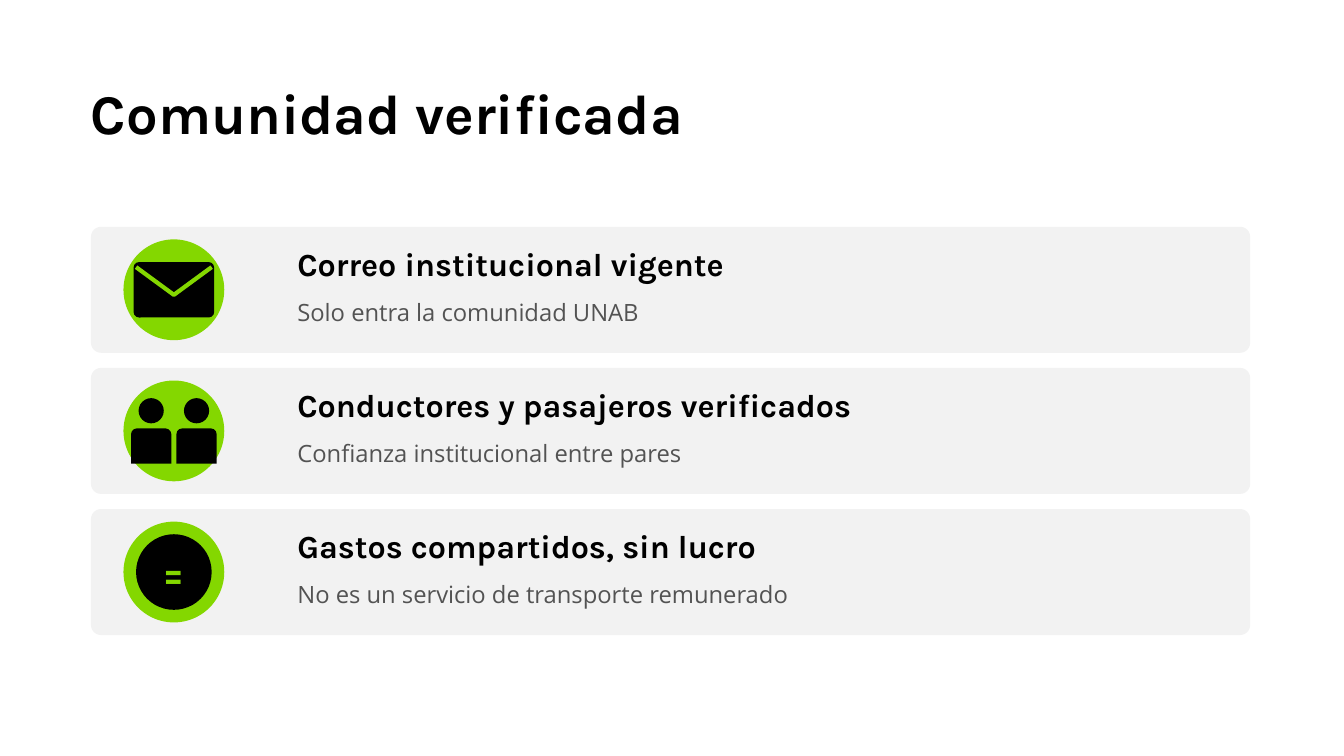
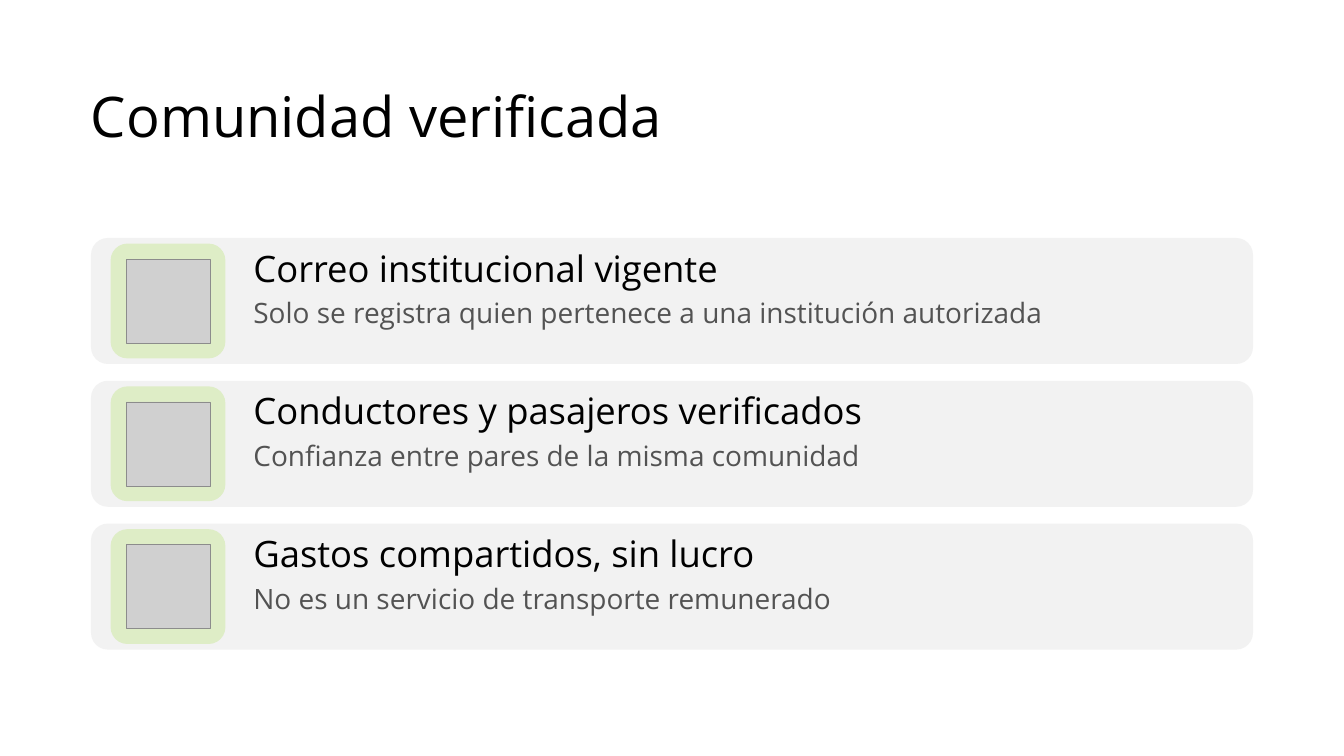
Before and after one commit to Santiago-Serrano2004/UniWheels, a slide deck: slide 10 of tesis/presentacion/UniWheels_Semana_Ingenieria_2026.pptx. Drawn at 1344x756 pixels with LibreOffice and Linux fonts; fonts in the diff are those of the drawing; grey boxes stand for pictures; background and template pictures are left out. Boxes give left, top, right and bottom in pixels: in the first picture for what was removed or moved away, otherwise in the second. Text is boxed around its words. In the diff, an @@ line names an element or a change of style, - is before the commit and + after.

```diff
--- a/tesis/presentacion/UniWheels_Semana_Ingenieria_2026.pptx
+++ b/tesis/presentacion/UniWheels_Semana_Ingenieria_2026.pptx
@@ text "Comunidad verificada" at [91, 94, 662, 138]: font Karla to Open Sans, bold off; line spacing 1 to 0.9 @@
@@ rounded rectangle: place and size @@
-rounded rectangle at [91, 227, 1250, 353]
+rounded rectangle at [91, 238, 1253, 364]
@@ rounded rectangle: place and size @@
-rounded rectangle at [123, 239, 224, 340]
+rounded rectangle at [110, 243, 225, 358]
@@ rounded rectangle at [110, 243, 225, 358]: ellipse to rounded rectangle; fill #84D700 to #84D700 at 18% opacity @@
@@ picture added at [126, 259, 210, 343] @@
@@ rounded rectangle removed at [134, 262, 214, 317] @@
@@ freeform shape removed at [136, 267, 212, 295] @@
@@ text "Correo institucional vigente": place and size @@
-text "Correo institucional vigente" at [297, 253, 724, 284]
+text "Correo institucional vigente" at [253, 254, 718, 291]
@@ text added at [253, 301, 1042, 330], 40 pt, text #535353 @@
+Solo se registra quien pertenece a una institución autorizada
@@ text removed at [297, 303, 639, 321] @@
-Solo entra la comunidad UNAB
@@ rounded rectangle: place and size @@
-rounded rectangle at [91, 368, 1250, 494]
+rounded rectangle at [91, 381, 1253, 507]
@@ rounded rectangle added at [110, 387, 225, 501], fill #84D700 at 18% opacity @@
@@ ellipse removed at [123, 380, 224, 481] @@
@@ picture added at [126, 402, 210, 486] @@
@@ ellipse removed at [139, 398, 164, 423] @@
@@ ellipse removed at [184, 398, 209, 423] @@
@@ text "Conductores y pasajeros verificados": place and size @@
-text "Conductores y pasajeros verificados" at [297, 394, 851, 425]
+text "Conductores y pasajeros verificados" at [253, 396, 862, 433]
@@ round same rect removed at [131, 428, 171, 464] @@
@@ round same rect removed at [176, 428, 217, 464] @@
@@ text at [253, 444, 859, 473]: text changed; size 34 to 40 pt @@
-Confianza institucional entre pares
+Confianza entre pares de la misma comunidad
@@ proportions changed in 3 elements at [91, 238, 1253, 364], [91, 381, 1253, 507], [91, 524, 1253, 650] @@
@@ rounded rectangle: place and size @@
-rounded rectangle at [91, 509, 1250, 635]
+rounded rectangle at [91, 524, 1253, 650]
@@ rounded rectangle added at [110, 529, 225, 644], fill #84D700 at 18% opacity @@
@@ ellipse removed at [123, 522, 224, 622] @@
@@ ellipse removed at [136, 534, 212, 610] @@
-=
@@ size 46 to 52 pt, font Karla to Open Sans, bold off; line spacing 1 to 0.9 in 3 elements at [253, 254, 718, 291], [253, 396, 862, 433], [253, 539, 754, 576] @@
@@ text "Gastos compartidos, sin lucro": place and size @@
-text "Gastos compartidos, sin lucro" at [297, 535, 756, 566]
+text "Gastos compartidos, sin lucro" at [253, 539, 754, 576]
@@ picture added at [126, 545, 210, 629] @@
@@ text "No es un servicio de ...": place and size @@
-text "No es un servicio de ..." at [297, 585, 788, 609]
+text "No es un servicio de ..." at [253, 587, 831, 616]
@@ text "No es un servicio de ..." at [253, 587, 831, 616]: size 34 to 40 pt; line spacing 1 to 0.9 @@
```
Also in this commit, not shown: 13 other slides changed, 4 slides added, 4 slides removed, 19 other files.
